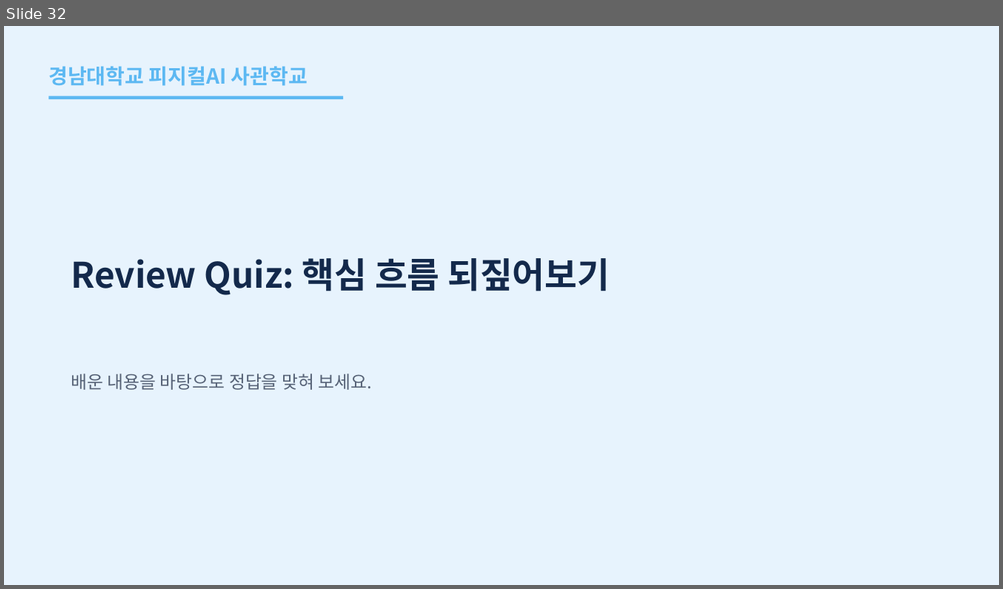
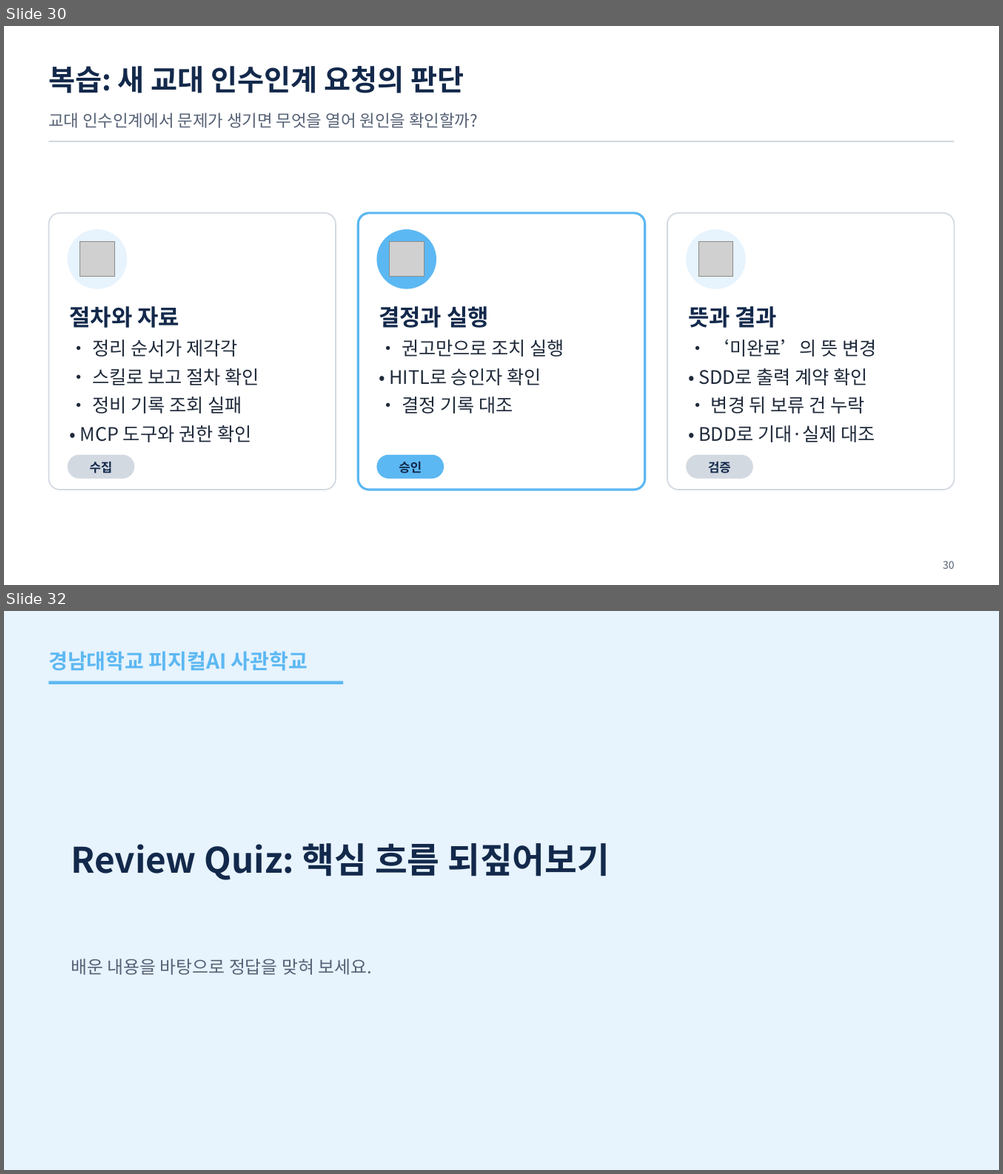
Before and after one commit to uengine-oss/hyd-iot-edu, a slide deck: workspace/강의제작/산출물/통합반/이론_오프라인/07회차/통합반_오프라인_07회차.pptx. Shown one above the other, each under a label of ours: slide 32 before the commit, slides 30 and 32 after it; the slides between them are not shown. The pictures are 1003x589 and 1003x1174 pixels, drawn with LibreOffice and Linux fonts; fonts in the diff are those of the drawing; grey boxes stand for pictures. Boxes give left, top, right and bottom in pixels: in the first picture for what was removed or moved away, otherwise in the second. Text is boxed around its words. In the diff, an @@ line names an element or a change of style, - is before the commit and + after.

Commit message:
통합반 7회차 현장 23~31장 변경 검증·업무 적용과 복습 확정

```diff
--- a/workspace/강의제작/산출물/통합반/이론_오프라인/07회차/통합반_오프라인_07회차.pptx
+++ b/workspace/강의제작/산출물/통합반/이론_오프라인/07회차/통합반_오프라인_07회차.pptx
@@ slide 30 added at [4,26,999,585], background #FFFFFF @@
@@ text added at [48,66,464,93], 28 pt, text #13294B, bold @@
+복습: 새 교대 인수인계 요청의 판단
@@ text added at [48,113,478,128], 16 pt, text #556175 @@
+교대 인수인계에서 문제가 생기면 무엇을 열어 원인을 확인할까?
@@ rectangle added at [48,141,954,142], fill #D3D9E1 @@
@@ rounded rectangle added at [48,213,336,490], fill #FFFFFF, outline #D3D9E1 1.25 pt @@
@@ rounded rectangle added at [358,213,644,490], fill #FFFFFF, outline #5CB8F2 2.25 pt @@
@@ rounded rectangle added at [667,213,954,490], fill #FFFFFF, outline #D3D9E1 1.25 pt @@
@@ ellipse added at [68,230,127,289], fill #E7F3FD @@
@@ picture added at [80,242,114,277] @@
@@ ellipse added at [376,230,436,289], fill #5CB8F2 @@
@@ picture added at [389,242,424,277] @@
@@ ellipse added at [686,230,745,289], fill #E7F3FD @@
@@ picture added at [699,242,733,277] @@
@@ text added at [69,306,259,443], 18 pt, text #1F2A3A @@
+절차와 자료
+• 정리 순서가 제각각
+• 스킬로 보고 절차 확인
+• 정비 기록 조회 실패
+• MCP 도구와 권한 확인
@@ text added at [378,306,564,414], 18 pt, text #1F2A3A @@
+결정과 실행
+• 권고만으로 조치 실행
+• HITL로 승인자 확인
+• 결정 기록 대조
@@ text added at [688,306,876,443], 18 pt, text #1F2A3A @@
+뜻과 결과
+• ‘미완료’의 뜻 변경
+• SDD로 출력 계약 확인
+• 변경 뒤 보류 건 누락
+• BDD로 기대·실제 대조
@@ rounded rectangle added at [68,455,134,479], fill #D3D9E1 @@
@@ text added at [90,462,113,474], 12 pt, text #13294B, bold @@
+수집
@@ rounded rectangle added at [376,455,444,479], fill #5CB8F2 @@
@@ text added at [398,462,421,474], 12 pt, text #13294B, bold @@
+승인
@@ rounded rectangle added at [686,455,753,479], fill #D3D9E1 @@
@@ text added at [708,462,731,474], 12 pt, text #13294B, bold @@
+검증
@@ text added at [942,561,954,569], 10 pt, text #556175 @@
+30
```
Also in this commit, not shown: 6 slides changed, 2 other slides added, 3 slides removed, 10 other files.
